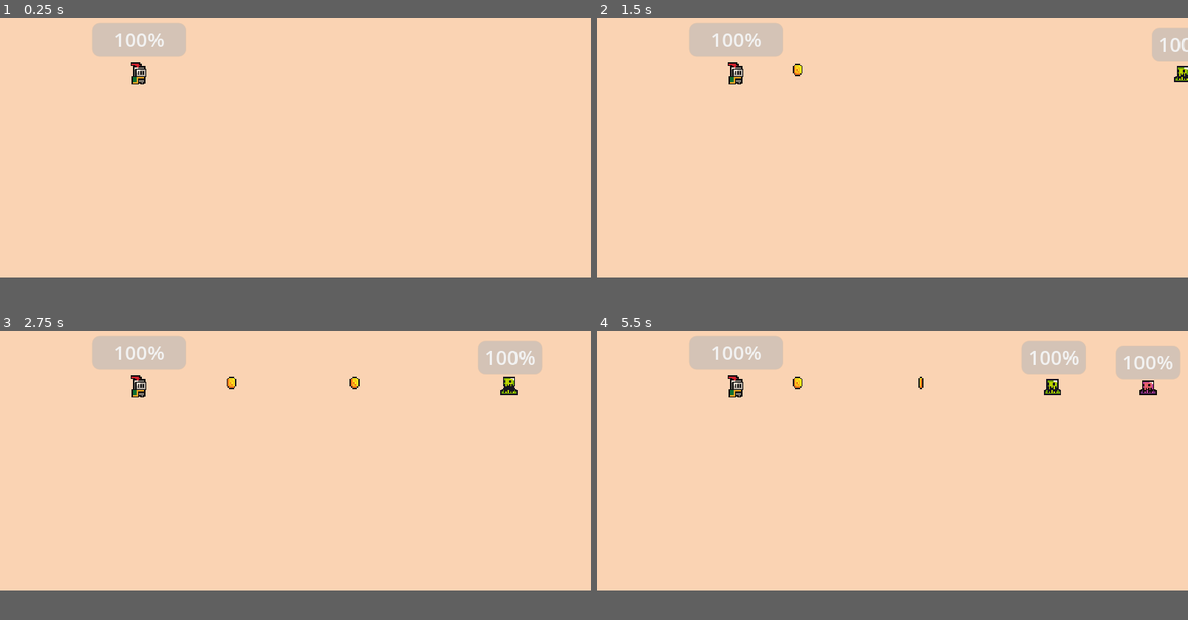
Above: before the commit, frames 1-4 (two rows, left to right).
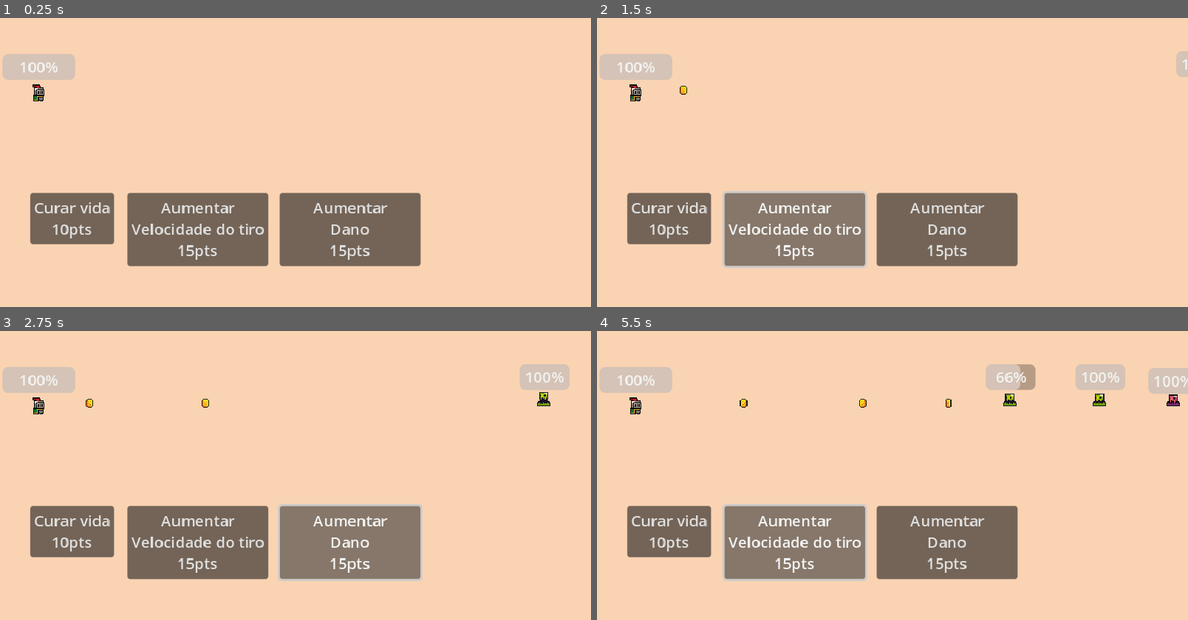
Above: after the commit, the same moments.

Repository: MatheusAlvesF/TowerDefense-Godot
Game: Godot game, scene res://scenes/main.tscn
The game is run twice, just before and just after one commit, with the same random seed, the same clock (stepped at 60 frames per second) and the same inputs.
Inputs (mouse positions are in pixels of both pictures, inside the frame that each line leads up to):
- Up to frame 1 (0.25 s): no input
- Up to frame 2 (1.5 s): click (667, 197) at 0.5 s, where only the run after the commit has a clickable "Curar vida 10pts"; click (792, 205) at 1.25 s, where only the run after the commit has a clickable "Aumentar Velocidade do tiro 1…"
- Up to frame 3 (2.75 s): click (348, 518) at 2 s, where only the run after the commit has a clickable "Aumentar Dano 15pts"
- Up to frame 4 (5.5 s): click (667, 510) at 2.75 s, where only the run after the commit has a clickable "Curar vida 10pts"; click (792, 518) at 3.5 s, where only the run after the commit has a clickable "Aumentar Velocidade do tiro 1…"; click (667, 510) at 4.25 s, where only the run after the commit has a clickable "Curar vida 10pts"; click (792, 518) at 5 s, where only the run after the commit has a clickable "Aumentar Velocidade do tiro 1…"
In our replay, the window is 800x450 before the commit and 800x490 after it. These sizes can differ from the game's own. Grey fills any space a smaller window leaves; there, only what the larger window draws over its background counts as a difference.

The runs differ from the first frame. In frame 1, 18% of the frame differs, in the area x 0-72%, y 1-86%; in frame 2, 19%; in frame 3, 20%; in frame 4, 23%, in the area x 0-100%, y 1-87%.

Commit message:
atualizando funcionalidades

Diff:
--- a/icon.svg
+++ /dev/null
@@ -1 +0,0 @@
-<svg height="128" width="128" xmlns="http://www.w3.org/2000/svg"><rect x="2" y="2" width="124" height="124" rx="14" fill="#363d52" stroke="#212532" stroke-width="4"/><g transform="scale(.101) translate(122 122)"><g fill="#fff"><path d="M105 673v33q407 354 814 0v-33z"/><path d="m105 673 152 14q12 1 15 14l4 67 132 10 8-61q2-11 15-15h162q13 4 15 15l8 61 132-10 4-67q3-13 15-14l152-14V427q30-39 56-81-35-59-83-108-43 20-82 47-40-37-88-64 7-51 8-102-59-28-123-42-26 43-46 89-49-7-98 0-20-46-46-89-64 14-123 42 1 51 8 102-48 27-88 64-39-27-82-47-48 49-83 108 26 42 56 81zm0 33v39c0 276 813 276 814 0v-39l-134 12-5 69q-2 10-14 13l-162 11q-12 0-16-11l-10-65H446l-10 65q-4 11-16 11l-162-11q-12-3-14-13l-5-69z" fill="#478cbf"/><path d="M483 600c0 34 58 34 58 0v-86c0-34-58-34-58 0z"/><circle cx="725" cy="526" r="90"/><circle cx="299" cy="526" r="90"/></g><g fill="#414042"><circle cx="307" cy="532" r="60"/><circle cx="717" cy="532" r="60"/></g></g></svg>
--- a/project.godot
+++ b/project.godot
@@ -13,12 +13,11 @@
 config/name="TowerDefense"
 run/main_scene="res://scenes/main.tscn"
 config/features=PackedStringArray("4.2", "GL Compatibility")
-config/icon="res://icon.svg"
 
 [display]
 
-window/size/viewport_width=480
-window/size/viewport_height=270
+window/size/viewport_width=620
+window/size/viewport_height=380
 window/size/window_width_override=960
 window/size/window_height_override=540
 window/stretch/mode="canvas_items"
--- a/scenes/coin.tscn
+++ b/scenes/coin.tscn
@@ -104,6 +104,7 @@
 script = ExtResource("2_1s24w")
 
 [node name="Area2D" type="Area2D" parent="."]
+collision_layer = 0
 collision_mask = 2
 
 [node name="CollisionShape2D" type="CollisionShape2D" parent="Area2D"]
--- a/scenes/main.tscn
+++ b/scenes/main.tscn
@@ -1,8 +1,9 @@
-[gd_scene load_steps=6 format=3 uid="uid://b8u30hpay6idn"]
+[gd_scene load_steps=7 format=3 uid="uid://b8u30hpay6idn"]
 
 [ext_resource type="Texture2D" uid="uid://baqsshawv11py" path="res://assets/sprites/world_tileset.png" id="1_sbu1t"]
 [ext_resource type="PackedScene" uid="uid://cfn7u1o7tyj1" path="res://scenes/spawner.tscn" id="3_d3856"]
 [ext_resource type="PackedScene" uid="uid://bsbx6mqgedcqv" path="res://scenes/tower.tscn" id="3_tooq5"]
+[ext_resource type="Script" path="res://scripts/Control.gd" id="4_n5k0l"]
 
 [sub_resource type="TileSetAtlasSource" id="TileSetAtlasSource_4imyr"]
 texture = ExtResource("1_sbu1t")
@@ -146,7 +147,49 @@
 layer_0/tile_data = PackedInt32Array(-196611, 65536, 9, -131075, 65536, 9, -65539, 65536, 9, -3, 65536, 9, 65533, 65536 …(72627 unchanged characters)…
 
 [node name="Tower" parent="." instance=ExtResource("3_tooq5")]
-position = Vector2(113, 101)
+position = Vector2(40, 152)
 
 [node name="Spawner" parent="." instance=ExtResource("3_d3856")]
-position = Vector2(485, 111)
+position = Vector2(642, 155)
+
+[node name="Control" type="Control" parent="."]
+layout_mode = 3
+anchors_preset = 0
+offset_right = 40.0
+offset_bottom = 40.0
+script = ExtResource("4_n5k0l")
+
+[node name="CurarVida" type="Button" parent="Control"]
+layout_mode = 0
+offset_left = 31.0
+offset_top = 260.0
+offset_right = 119.0
+offset_bottom = 291.0
+text = "Curar vida
+10pts"
+
+[node name="AumentarVelocidade" type="Button" parent="Control"]
+layout_mode = 0
+offset_left = 133.0
+offset_top = 260.0
+offset_right = 281.0
+offset_bottom = 337.0
+text = "Aumentar
+Velocidade do tiro
+15pts"
+
+[node name="AumentarDano" type="Button" parent="Control"]
+layout_mode = 0
+offset_left = 293.0
+offset_top = 260.0
+offset_right = 441.0
+offset_bottom = 337.0
+text = "Aumentar
+Dano
+15pts"
+
+[connection signal="dadosTempoTiro" from="Control" to="Tower" method="_on_control_dados_tempo_tiro"]
+[connection signal="dadosVida" from="Control" to="Tower" method="_on_control_dados_vida"]
+[connection signal="pressed" from="Control/CurarVida" to="Control" method="_on_curar_vida_pressed"]
+[connection signal="pressed" from="Control/AumentarVelocidade" to="Control" method="_on_aumentar_velocidade_pressed"]
+[connection signal="pressed" from="Control/AumentarDano" to="Control" method="_on_aumentar_dano_pressed"]
--- a/scenes/slime_green.tscn
+++ b/scenes/slime_green.tscn
@@ -1,6 +1,6 @@
 [gd_scene load_steps=9 format=3 uid="uid://c3arlmm63wd5s"]
 
-[ext_resource type="Texture2D" uid="uid://c8027mpctonc0" path="res://slime_green.png" id="1_f6ptv"]
+[ext_resource type="Texture2D" uid="uid://c8027mpctonc0" path="res://assets/sprites/slime_green.png" id="1_f6ptv"]
 [ext_resource type="Script" path="res://scripts/slime.gd" id="1_paraj"]
 
 [sub_resource type="AtlasTexture" id="AtlasTexture_2mdtm"]
--- /dev/null
+++ b/scripts/Control.gd
@@ -0,0 +1,21 @@
+extends Control
+
+signal dadosVida
+signal dadosTempoTiro
+
+@export var vida : int = 5
+@export var tempo_tiro : float = 0.1
+
+
+#func _physics_process(_delta):
+	#emit_signal("dadosVida", vida)
+	#emit_signal("dadosTempoTiro", tempo_tiro)
+
+func _on_curar_vida_pressed():
+	emit_signal("dadosVida", vida)
+
+func _on_aumentar_velocidade_pressed():
+	emit_signal("dadosTempoTiro", tempo_tiro)
+
+func _on_aumentar_dano_pressed():
+	pass # Replace with function body.
--- a/scripts/slime.gd
+++ b/scripts/slime.gd
@@ -3,7 +3,6 @@
 @export var speed : float = 5000
 @export var hp : float = 50
 @onready var progress_bar : ProgressBar = $ProgressBar
-@onready var hitbox = $Hitbox
 @export var damage : int = 20
 
 func _ready():
--- a/scripts/tower.gd
+++ b/scripts/tower.gd
@@ -3,12 +3,13 @@
 @onready var timer : Timer = $Timer
 @onready var progress_bar : ProgressBar = $ProgressBar
 
+@export var tempo_tiro : float = 1
 @export var hp : int = 100
 
 func _ready():
 	progress_bar.max_value = hp
 	progress_bar.value = hp
-	timer.start()
+	timer.start(tempo_tiro)
 
 func _on_timer_timeout():
 	var coin = preload("res://scenes/coin.tscn")
@@ -28,3 +29,18 @@
 func die():
 	if hp <= 0:
 		queue_free()
+
+
+func _on_control_dados_vida(vida : int):
+	if hp + vida > progress_bar.max_value:
+		hp = progress_bar.max_value
+		print("vida maxima: " + str(progress_bar.max_value))
+	else:
+		hp += vida
+		progress_bar.value += vida
+		print("vida maxima: " + str(progress_bar.max_value))
+
+
+func _on_control_dados_tempo_tiro(cd : float):
+	tempo_tiro -= cd
+	timer.start(tempo_tiro)
Renamed: slime_green.png -> assets/sprites/slime_green.png
Not shown, changed: assets/sprites/slime_green.png.import
Not shown, removed: slime_green.png.import
